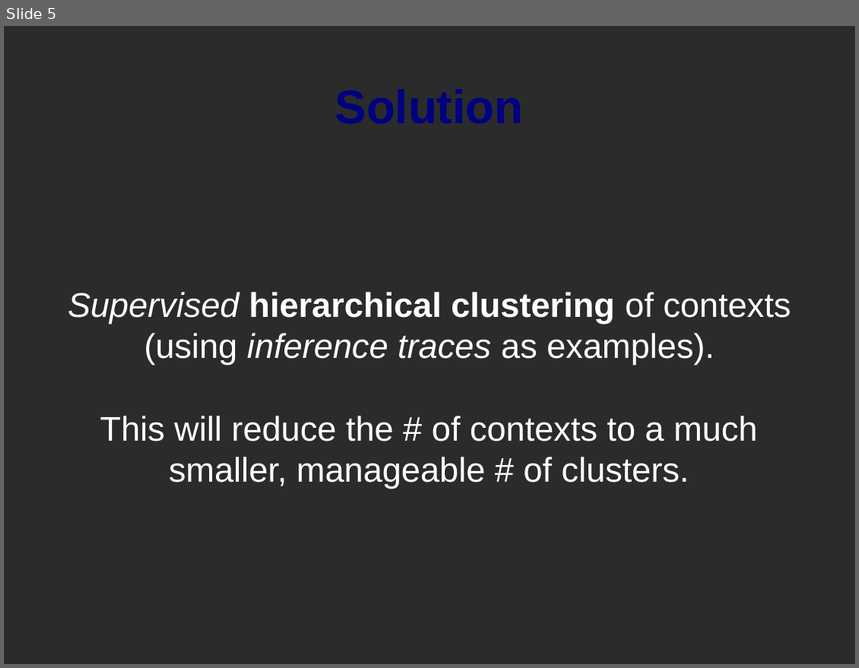
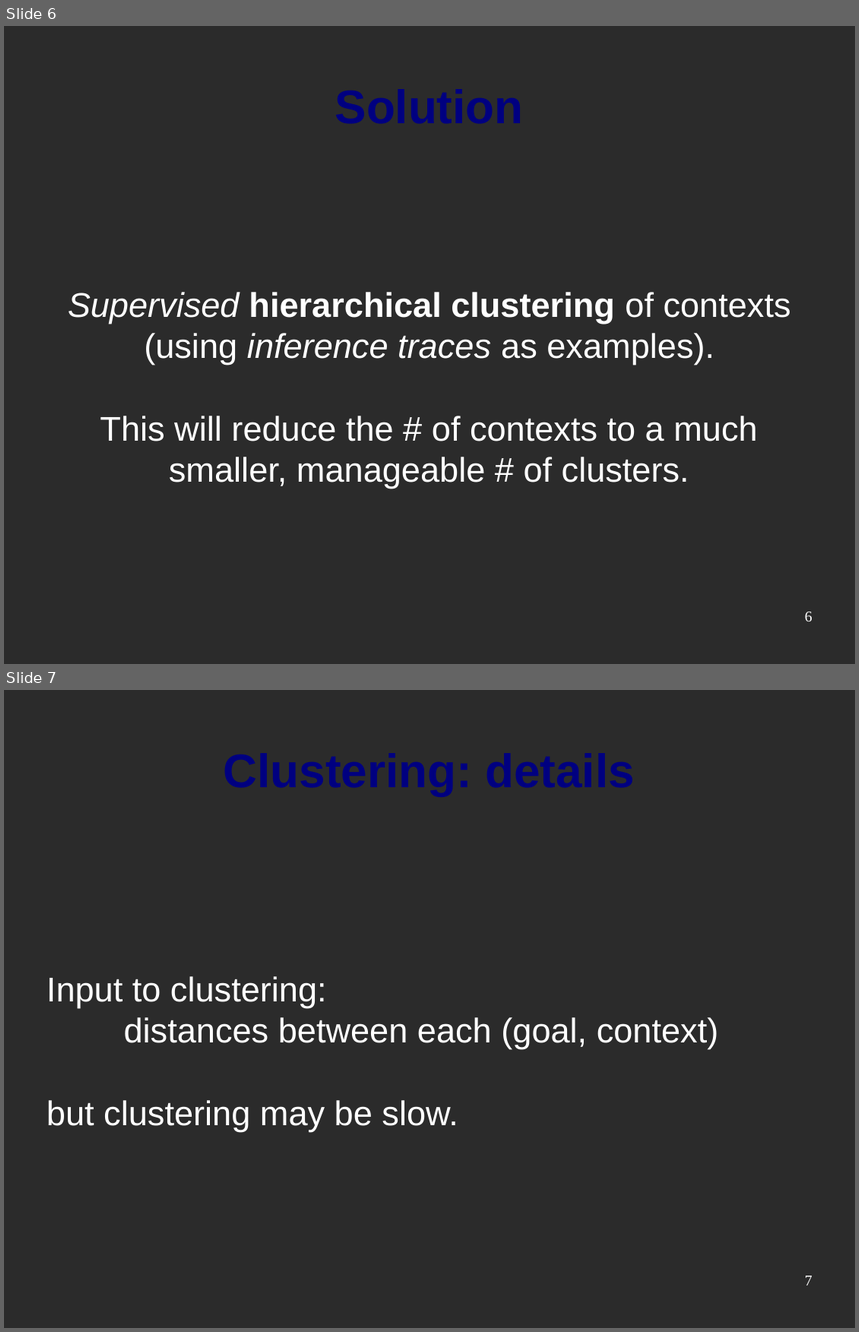
Before and after one commit to srvarey/genifer, a slide deck: slides/Genifer - oracle.odp. Shown one above the other, each under a label of ours: slide 5 before the commit, slides 6 and 7 after it. The pictures are 859x668 and 859x1332 pixels, drawn with LibreOffice and Linux fonts; fonts in the diff are those of the drawing; background and template pictures are left out; a plain dark background stands for a picture behind light text. Boxes give left, top, right and bottom in pixels: in the first picture for what was removed or moved away, otherwise in the second. Text is boxed around its words. In the diff, an @@ line names an element or a change of style, - is before the commit and + after.

```diff
--- a/slides/Genifer - oracle.odp
+++ b/slides/Genifer - oracle.odp
@@ slide 7 added at <box>4,690,855,1328</box>, background picture (left out) @@
@@ subtitle added at <box>47,978,719,1132</box>, 32 pt, text #FFFFFF @@
+Input to clustering:
+distances between each (goal, context)
+but clustering may be slow.
@@ title added at <box>170,977,327,1008</box>, 44 pt, text #000080, bold @@
+Clustering: details
@@ page number added at <box>805,1276,813,1286</box>, 14 pt, text #FFFFFF @@
+7
@@ what was slide 5 is now slide 6 @@
@@ slide 6 changed as well @@
@@ page number added at <box>805,612,813,622</box>, 14 pt, text #FFFFFF @@
+6
```
Also in this commit, not shown: 6 other slides changed, 2 other slides added, 8 other files.
